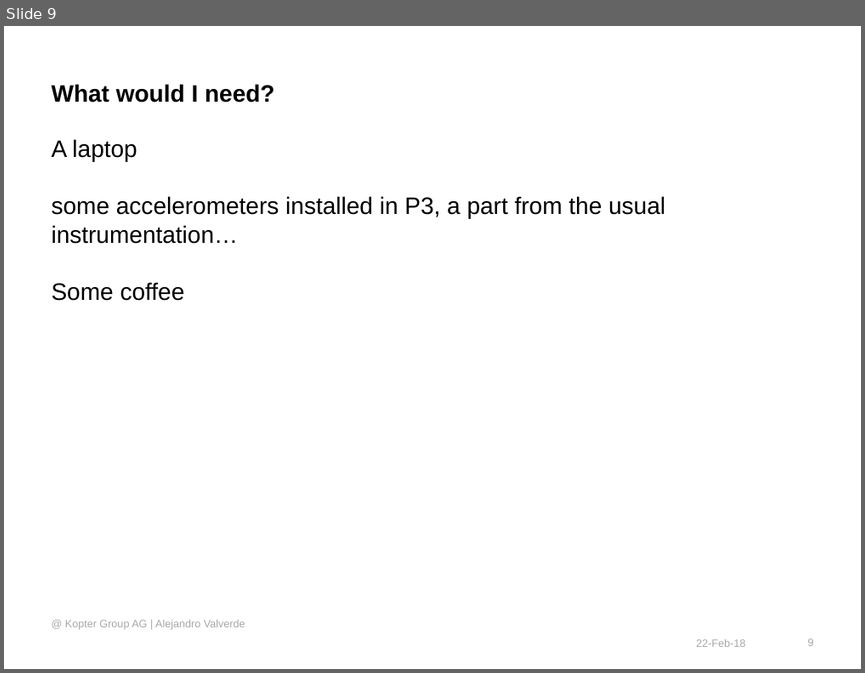
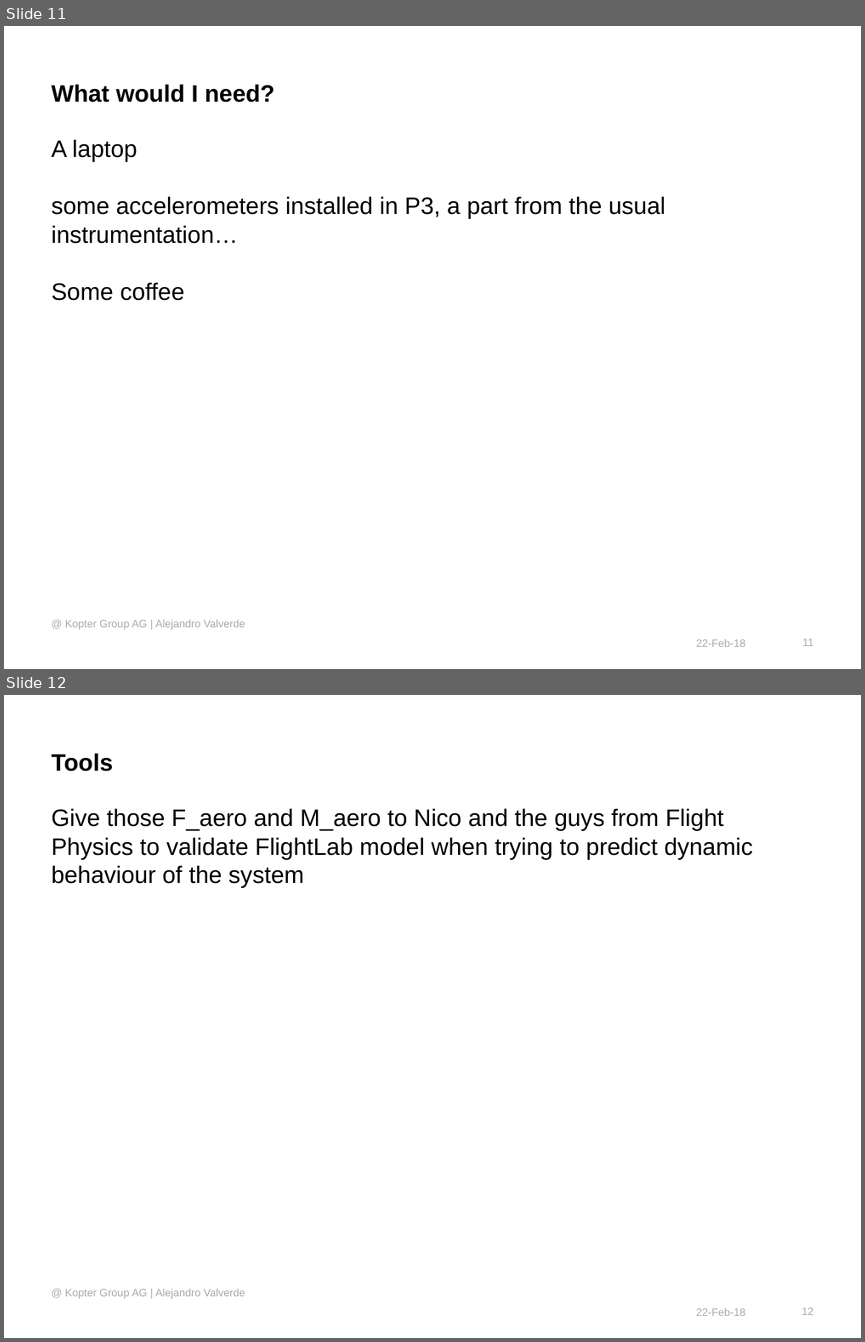
Before and after one commit to wuyou33/kopter, a slide deck: s_id/docs/System Identification to support Flight Test activities - proposal.pptx. Shown one above the other, each under a label of ours: slide 9 before the commit, slides 11 and 12 after it. The pictures are 865x673 and 865x1342 pixels, drawn with LibreOffice and Linux fonts; fonts in the diff are those of the drawing; background and template pictures are left out. Boxes give left, top, right and bottom in pixels: in the first picture for what was removed or moved away, otherwise in the second. Text is boxed around its words. In the diff, an @@ line names an element or a change of style, - is before the commit and + after.

Commit message:
Update prior visit to Nico

```diff
--- a/s_id/docs/System Identification to support Flight Test activities - proposal.pptx
+++ b/s_id/docs/System Identification to support Flight Test activities - proposal.pptx
@@ slide 12 added at (4, 695, 861, 1338), background #FFFFFF @@
@@ title added at (52, 753, 114, 771), 20 pt, text #000000, bold @@
+Tools
@@ text added at (52, 808, 753, 888), 20 pt, text #000000 @@
+Give those F_aero and M_aero to Nico and the guys from Flight Physics to validate FlightLab model when trying to predict dynamic behaviour of the system
@@ text added at (65, 1288, 245, 1299), 9 pt, text #A7A8A9 @@
+@ Kopter Group AG | Alejandro Valverde
@@ text added at (696, 1308, 745, 1315), 9 pt, text #A7A8A9 @@
+22-Feb-18
@@ page number added at (801, 1307, 813, 1315), 9 pt, text #A7A8A9 @@
+12
@@ what was slide 9 is now slide 11 @@
@@ page number at (802, 638, 813, 646): text changed @@
-9
+11
```
Also in this commit, not shown: 2 slides changed, 2 other slides added.
